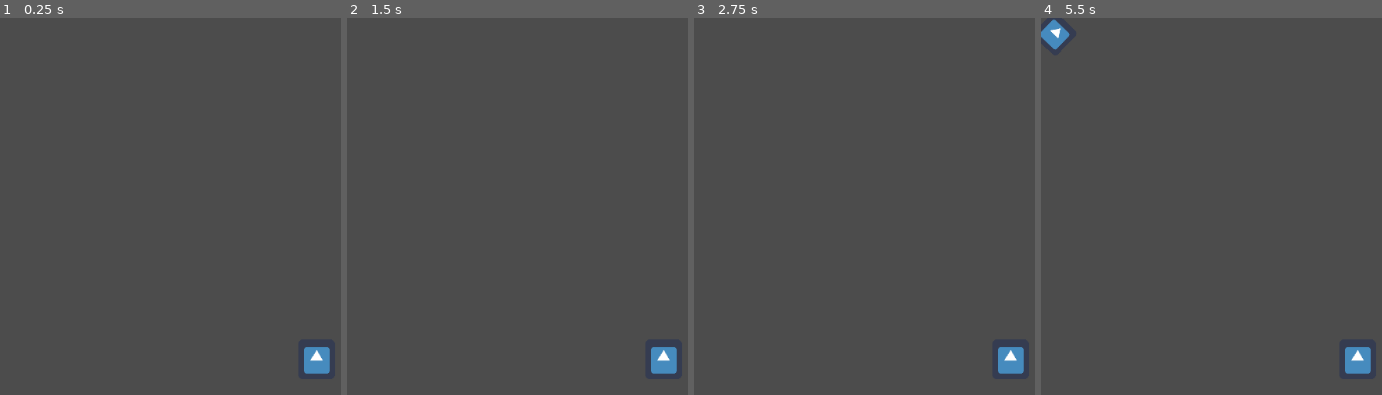
Above: before the commit, frames 1-4 (left to right).
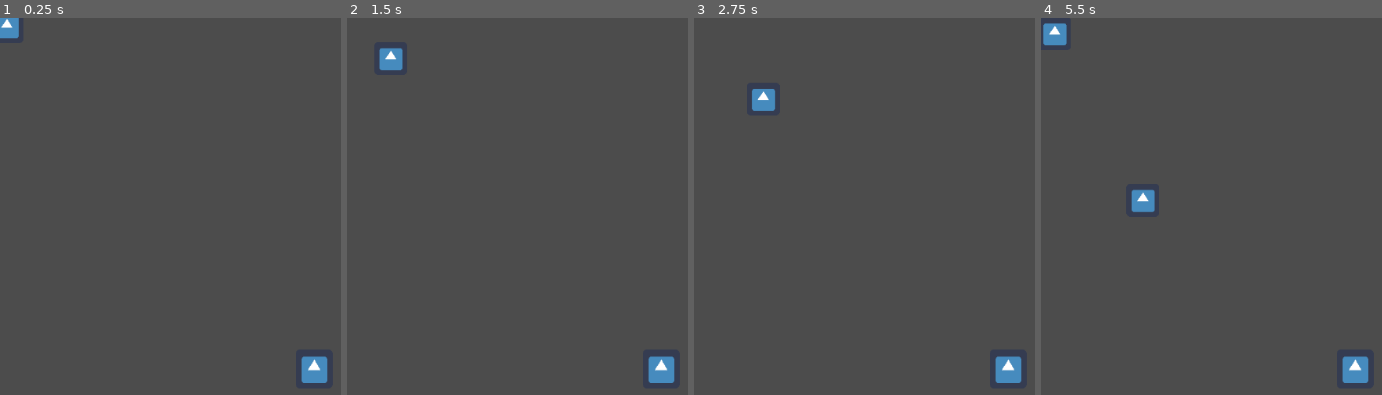
Above: after the commit, the same moments.

Repository: FriscoeHotsauce/TowerDefenseProtoGodot
Game: Godot game, scene res://test_one.tscn
Same seed, same stepped clock (60 frames per second), same inputs: the game is played once before the commit and once after it. The engine's default icon, where the game draws it, is replaced by a stand-in: a white triangle on a blue panel in a dark square.
Inputs:
- Up to frame 1 (0.25 s): no input
- Up to frame 2 (1.5 s): no input
- Up to frame 3 (2.75 s): no input
- Up to frame 4 (5.5 s): no input

The runs differ from the first frame. In frame 1, 0.9% of the frame differs, in the area x 0-97%, y 0-97%; in frame 2, 1.0%; in frame 3, 1.0%; in frame 4, 1.2%.

Commit message:
added enemy health, finding closes enemy, and visuals to attacks

Diff:
--- /dev/null
+++ b/Utils.gd
@@ -0,0 +1,11 @@
+
+static func getClosestFromList(object_list, turret_position, turret_range):
+	var closestObject = null
+	var closestObjectDisctance = 100000.0
+	for object in object_list:
+		var distance_delta = object.position.distance_to(turret_position)
+		if(distance_delta < turret_range && distance_delta < closestObjectDisctance):
+			closestObject = object
+			closestObjectDisctance = distance_delta
+
+	return closestObject
--- a/drone.tscn
+++ b/drone.tscn
@@ -7,7 +7,7 @@
 "enemy",
 ]]
 position = Vector2( 0, -1 )
-rotation = 0.835005
+rotate = false
 loop = false
 script = ExtResource( 1 )
 
--- a/follow.gd
+++ b/follow.gd
@@ -15,4 +15,11 @@
 		self.queue_free()
 		return true
 	else:
+		updateHealthbar()
 		return false
+
+
+#todo
+func updateHealthbar():
+	self.scale.x = (HP / 3.0)
+	self.scale.y = (HP / 3.0)
--- /dev/null
+++ b/laser.gd
@@ -0,0 +1,25 @@
+extends Line2D
+
+export var visibility_time = .2
+var is_visible: bool
+var current_time
+
+func _ready():
+	current_time = 0
+	is_visible = false
+
+func _process(delta):
+	current_time = current_time - delta
+	if(is_visible && current_time < 0):
+		clear_points()
+
+
+func blast_target(turret_position, target_position):
+	add_point(turret_position)
+	add_point(target_position)
+	is_visible = true
+	current_time = visibility_time
+
+func clear_points():
+	remove_point(0)
+	remove_point(1)
--- a/shooter.gd
+++ b/shooter.gd
@@ -1,8 +1,11 @@
 extends Node2D
 
-onready var parent = get_parent()
-export var cooldown = 3
-export var turret_range = 0.75
+const Utils = preload("Utils.gd")
+
+export onready var parent = get_parent()
+export onready var laser = parent.find_node("Line2D")
+export var cooldown = 2
+export var turret_range = 200
 var current_target
 var current_time
 
@@ -28,18 +31,11 @@
 	#if we already have a target, don't search for a new one
 	if(current_target != null):
 		return
-
-	var enemies = get_tree().get_nodes_in_group("enemy")
-	for enemy in enemies:
-		var delta_range = self.position.distance_to(enemy.position)
-
-		if(delta_range <= turret_range):
-			print("Target in range: " + str(delta_range))
-			print("Target Acquired! - " + enemy.name)
-			current_target = enemy
-			break
+	else:
+		current_target = Utils.getClosestFromList(get_tree().get_nodes_in_group("enemy"), self.position, turret_range)
 
 func shoot():
+	laser.blast_target(to_local(self.position), to_local(current_target.position))
 	print("Bang!")
 	var killed = current_target.hitMe()
 	if(killed):
--- a/spawner.gd
+++ b/spawner.gd
@@ -10,7 +10,7 @@
 
 # Called when the node enters the scene tree for the first time.
 func _ready():
-	current_time = spawn_interval
+	current_time = 0
 	pass # Replace with function body.
 
 func _process(delta):
--- a/test_one.tscn
+++ b/test_one.tscn
@@ -1,9 +1,10 @@
-[gd_scene load_steps=6 format=2]
+[gd_scene load_steps=7 format=2]
 
 [ext_resource path="res://spawner.gd" type="Script" id=1]
 [ext_resource path="res://drone.tscn" type="PackedScene" id=2]
 [ext_resource path="res://icon.png" type="Texture" id=3]
 [ext_resource path="res://shooter.gd" type="Script" id=4]
+[ext_resource path="res://laser.gd" type="Script" id=5]
 
 [sub_resource type="Curve2D" id=1]
 _data = {
@@ -21,9 +22,17 @@
 drone = ExtResource( 2 )
 
 [node name="turret" type="Node2D" parent="."]
+position = Vector2( 402.097, 449.952 )
 script = ExtResource( 4 )
 
+[node name="Line2D" type="Line2D" parent="turret"]
+points = PoolVector2Array( -1.51498, -4.94501 )
+width = 5.0
+default_color = Color( 0.882353, 0.494118, 0.262745, 1 )
+antialiased = true
+script = ExtResource( 5 )
+visibility_time = 0.1
+
 [node name="Sprite" type="Sprite" parent="turret"]
-position = Vector2( 405.153, 437.688 )
 scale = Vector2( 0.731433, 0.788983 )
 texture = ExtResource( 3 )
